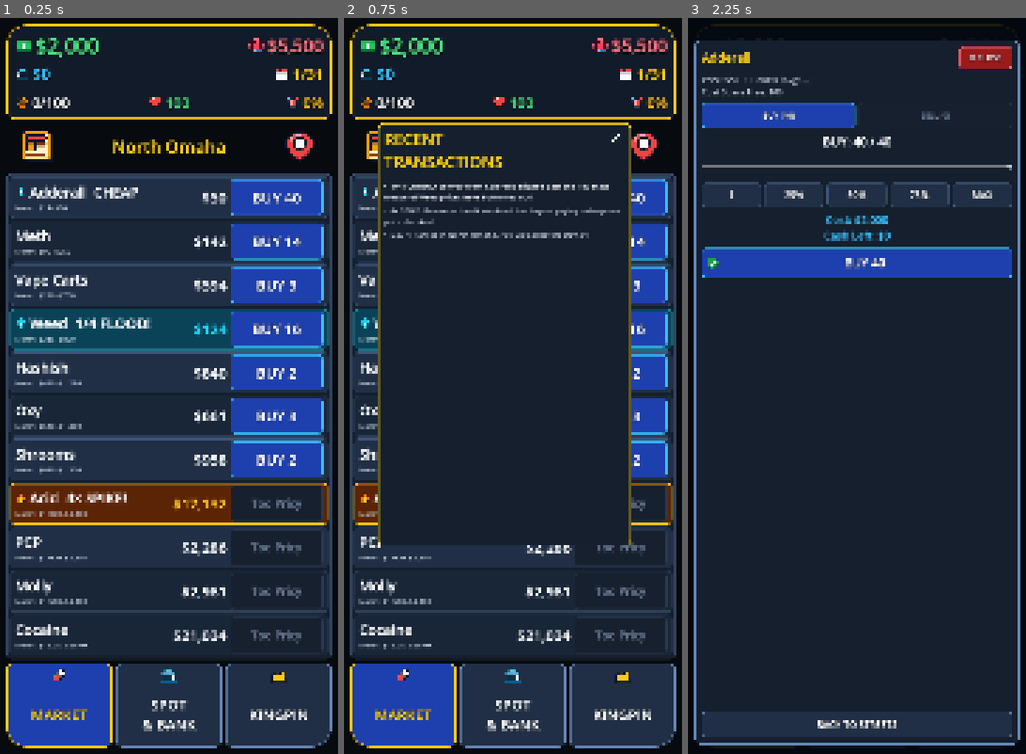
Above: before the commit, frames 1-3 (left to right).
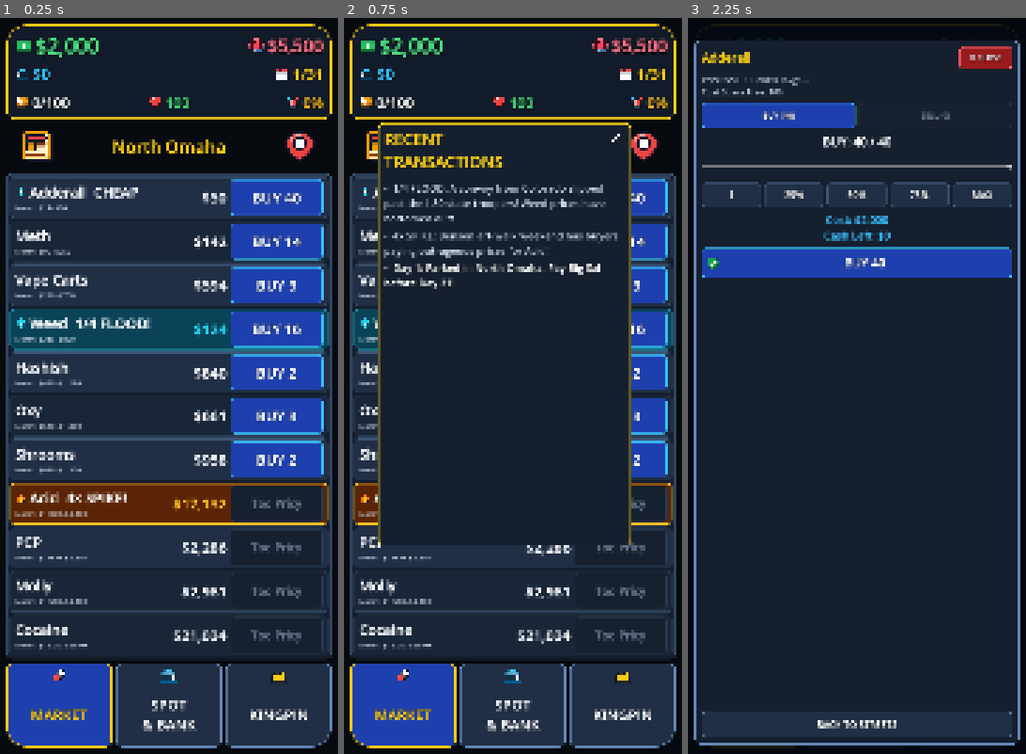
Above: after the commit, the same moments.

Repository: TimGoergen/dope-wars
Game: Godot game, scene res://Main.tscn
Same seed, same stepped clock (60 frames per second), same inputs: the game is played once before the commit and once after it.
Inputs (mouse positions are in pixels of both pictures, inside the frame that each line leads up to):
- Up to frame 1 (0.25 s): no input
- Up to frame 2 (0.75 s): click (381, 143) at 0.52 s
- Up to frame 3 (2.25 s): click (988, 143) at 1.27 s; click (809, 194) at 2.02 s

The runs differ from the first frame. In frame 1, less than 0.1% of the frame differs, in the area x 5-9%, y 10-13%; in frame 2, 3.0%, in the area x 5-82%, y 10-37%; in frame 3, nothing differs.

Commit message:
Increase recent transactions text size by 40% and bold travel entries

Diff:
--- a/game/scripts/Main.gd
+++ b/game/scripts/Main.gd
@@ -865,9 +865,15 @@
 
 	_news_expand_vbox.custom_minimum_size = Vector2(card_w - 48.0, 0.0)
 
+	var log_font_sz := int(round(float(UiPalette.FONT_TINY) * 1.40))
 	for i in range(state.scanner_log.size()):
-		var col := UiPalette.TEXT_PRIMARY if i == 0 else UiPalette.TEXT_SECONDARY
-		var lbl := UiPalette.add_label(_news_expand_vbox, "• " + String(state.scanner_log[i]), UiPalette.FONT_TINY, col, true, i == 0)
+		var msg_str := String(state.scanner_log[i])
+		var is_travel := msg_str.contains("Pulled into") or msg_str.contains("Parked in")
+		var col := UiPalette.TEXT_PRIMARY if is_travel else UiPalette.TEXT_SECONDARY
+		var lbl := UiPalette.add_label(_news_expand_vbox, "• " + msg_str, log_font_sz, col, true, is_travel)
+		if is_travel:
+			lbl.add_theme_color_override("font_outline_color", Color(0.0, 0.0, 0.0, 0.90))
+			lbl.add_theme_constant_override("outline_size", 3)
 		lbl.mouse_filter = Control.MOUSE_FILTER_PASS
 
 	_news_expand_panel.custom_minimum_size = Vector2(card_w, float(target_h))
--- a/game/scripts/ui/UiIcons.gd
+++ b/game/scripts/ui/UiIcons.gd
@@ -18,6 +18,8 @@
 	"🏧": "bank",
 	"📅": "calendar",
 	"🧥": "coat",
+	"📦": "coat",
+	"💼": "coat",
 	"❤️": "heart",
 	"❤": "heart",
 	"💉": "heart",
@@ -67,7 +69,16 @@
 	"✅": "check",
 	"🟢": "check",
 	"🔒": "lock",
-	"⚪": "lock"
+	"⚪": "lock",
+	"🛒": "cash",
+	"🎒": "coat",
+	"🤝": "cash",
+	"🐕": "siren",
+	"🕳️": "trash",
+	"🕳": "trash",
+	"🍺": "martini",
+	"📻": "newspaper",
+	"📡": "newspaper"
 }
 
 
@@ -197,13 +208,19 @@
 				<rect x="28" y="45" width="8" height="7" rx="1.5" fill="#334155"/>
 				<rect x="40" y="45" width="8" height="7" rx="1.5" fill="#334155"/>
 			</svg>"""
-		"coat":
-			return """<svg xmlns="http://www.w3.org/2000/svg" viewBox="0 0 64 64" width="64" height="64">
-				<path d="M22 8 L10 16 L4 34 L13 38 L17 24 L15 56 L49 56 L47 24 L51 38 L60 34 L54 16 L42 8 L32 18 Z" fill="#D97706" stroke="#0F172A" stroke-width="3" stroke-linejoin="round"/>
-				<polygon points="22,8 32,24 26,30 18,16" fill="#F59E0B" stroke="#0F172A" stroke-width="2"/>
-				<polygon points="42,8 32,24 38,30 46,16" fill="#F59E0B" stroke="#0F172A" stroke-width="2"/>
-				<rect x="16" y="36" width="32" height="6" rx="2" fill="#78350F" stroke="#FACC15" stroke-width="1.5"/>
-				<line x1="32" y1="24" x2="32" y2="56" stroke="#0F172A" stroke-width="2.5"/>
+		"coat", "inventory":
+			return """<svg xmlns="http://www.w3.org/2000/svg" viewBox="0 0 64 64" width="64" height="64">
+				<rect x="4" y="9" width="56" height="24" rx="7" fill="#0F172A"/>
+				<path d="M 6 29 H 58 V 47 A 8 8 0 0 1 50 55 H 14 A 8 8 0 0 1 6 47 Z" fill="#0F172A"/>
+				<path d="M 9 35 H 55 V 47 A 5 5 0 0 1 50 52 H 14 A 5 5 0 0 1 9 47 Z" fill="#D97706"/>
+				<path d="M 12 12 H 15 V 30 H 12 A 5 5 0 0 1 7 25 V 17 A 5 5 0 0 1 12 12 Z" fill="#F59E0B"/>
+				<rect x="19" y="12" width="26" height="18" fill="#F59E0B"/>
+				<path d="M 49 12 H 52 A 5 5 0 0 1 57 17 V 25 A 5 5 0 0 1 52 30 H 49 Z" fill="#F59E0B"/>
+				<rect x="15" y="12" width="4" height="23" fill="#F8FAFC"/>
+				<rect x="45" y="12" width="4" height="23" fill="#F8FAFC"/>
+				<rect x="9" y="30" width="46" height="5" fill="#F8FAFC"/>
+				<rect x="24" y="24" width="16" height="16" rx="5" fill="#F8FAFC"/>
+				<rect x="29.5" y="37" width="5" height="8" rx="2.5" fill="#F8FAFC"/>
 			</svg>"""
 		"heart":
 			return """<svg xmlns="http://www.w3.org/2000/svg" viewBox="0 0 64 64" width="64" height="64">
--- a/game/sim/UiLayoutTest.gd
+++ b/game/sim/UiLayoutTest.gd
@@ -50,13 +50,17 @@
 		push_error("FAIL [1/3 vs 2/3 Split]: scanner_rect=%s loc_rect=%s" % [str(scanner_card.get_global_rect()), str(loc_lbl.get_global_rect())])
 		quit(1)
 		return
+	main.state.log_scanner("🚗 Day 2: Pulled into Council Bluffs.")
+	main.state.log_scanner("🛒 Bought 5 Weed @ $150 ($750).")
 	main._set_news_expanded(true)
 	var exp_panel: PanelContainer = main._news_expand_panel
 	var news_title: Label = main._news_title_lbl
 	var news_close: Button = main._news_close_btn
 	var expected_h := roundf((1440.0 - scanner_card.get_global_rect().position.y) * 1.25)
-	if not exp_panel.visible or not main._news_overlay.visible or not is_equal_approx(exp_panel.position.x, 108.0) or not is_equal_approx(exp_panel.size.x, 810.0) or not is_equal_approx(exp_panel.size.y, expected_h) or news_title.get_theme_font_size("font_size") != 50 or news_close.icon != UiIcons.get_icon("close_x", 44):
-		push_error("FAIL [News Popup Layout]: visible=%s pos=%s size=%s expected_h=%.1f title_sz=%d close_icon=%s" % [str(exp_panel.visible), str(exp_panel.position), str(exp_panel.size), expected_h, news_title.get_theme_font_size("font_size"), str(news_close.icon)])
+	var first_log_lbl: Label = main._news_expand_vbox.get_child(0) as Label
+	var second_log_lbl: Label = main._news_expand_vbox.get_child(1) as Label
+	if not exp_panel.visible or not main._news_overlay.visible or not is_equal_approx(exp_panel.position.x, 108.0) or not is_equal_approx(exp_panel.size.x, 810.0) or not is_equal_approx(exp_panel.size.y, expected_h) or news_title.get_theme_font_size("font_size") != 50 or news_close.icon != UiIcons.get_icon("close_x", 44) or first_log_lbl.get_theme_font_size("font_size") != 32 or first_log_lbl.has_theme_font_override("font") or not second_log_lbl.has_theme_font_override("font"):
+		push_error("FAIL [News Popup Layout]: visible=%s pos=%s size=%s expected_h=%.1f title_sz=%d log_sz=%d" % [str(exp_panel.visible), str(exp_panel.position), str(exp_panel.size), expected_h, news_title.get_theme_font_size("font_size"), first_log_lbl.get_theme_font_size("font_size")])
 		quit(1)
 		return
 	main._set_news_expanded(false)
